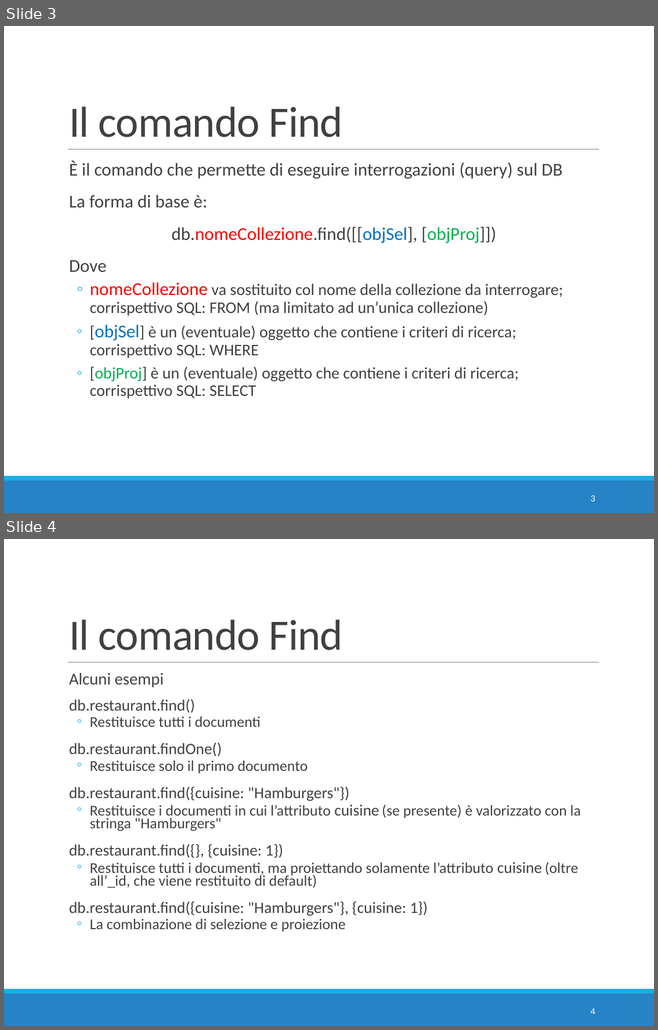
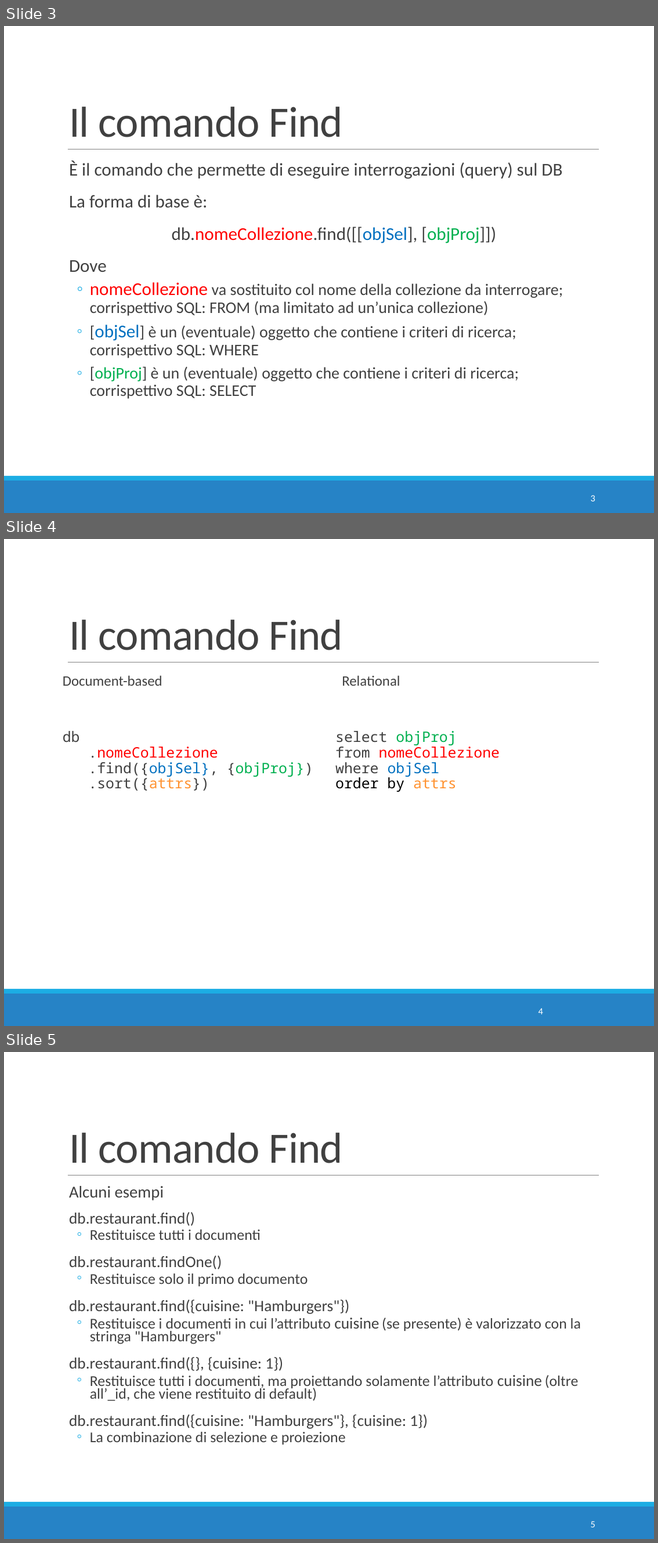
Before and after one commit to w4bo/teaching-nosql, a slide deck: slides/06 - E6 - MongoDB Find.pptx. Shown one above the other, each under a label of ours: slides 3 and 4 before the commit, slides 3, 4 and 5 after it. The pictures are 658x1030 and 658x1543 pixels, drawn with LibreOffice and Linux fonts; fonts in the diff are those of the drawing. Boxes give left, top, right and bottom in pixels: in the first picture for what was removed or moved away, otherwise in the second. Text is boxed around its words. In the diff, an @@ line names an element or a change of style, - is before the commit and + after.

Commit message:
update slides

```diff
--- a/slides/06 - E6 - MongoDB Find.pptx
+++ b/slides/06 - E6 - MongoDB Find.pptx
@@ slide 4 added at bbox=[4, 539, 654, 1026], background #FFFFFF; not listed: 3 template elements that a slide beside it also shows @@
@@ title added at bbox=[69, 620, 343, 650], 48 pt, text #404040 @@
+Il comando Find
@@ text added at bbox=[63, 675, 313, 791], 16 pt, text #404040 @@
+Document-based
+db
+.nomeCollezione
+.find({objSel}, {objProj})
+.sort({attrs})
@@ text added at bbox=[335, 675, 499, 792], 16 pt, text #404040 @@
+  Relational
+select objProj
+from nomeCollezione
+where objSel
+order by attrs
@@ page number added at bbox=[538, 1008, 543, 1015], 10.5 pt, text #FFFFFF @@
+4
@@ what was slide 4 is now slide 5 @@
@@ page number at bbox=[590, 1521, 595, 1528]: text changed @@
-4
+5
```
Also in this commit, not shown: 3 other files.
